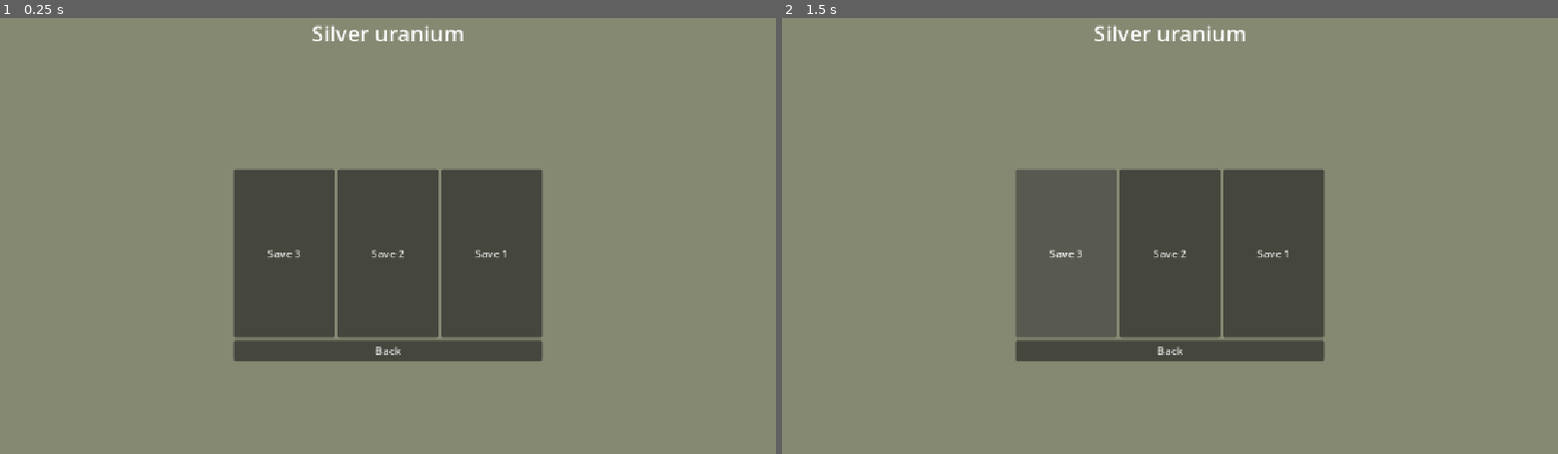
Above: before the commit, frames 1-2 (left to right).
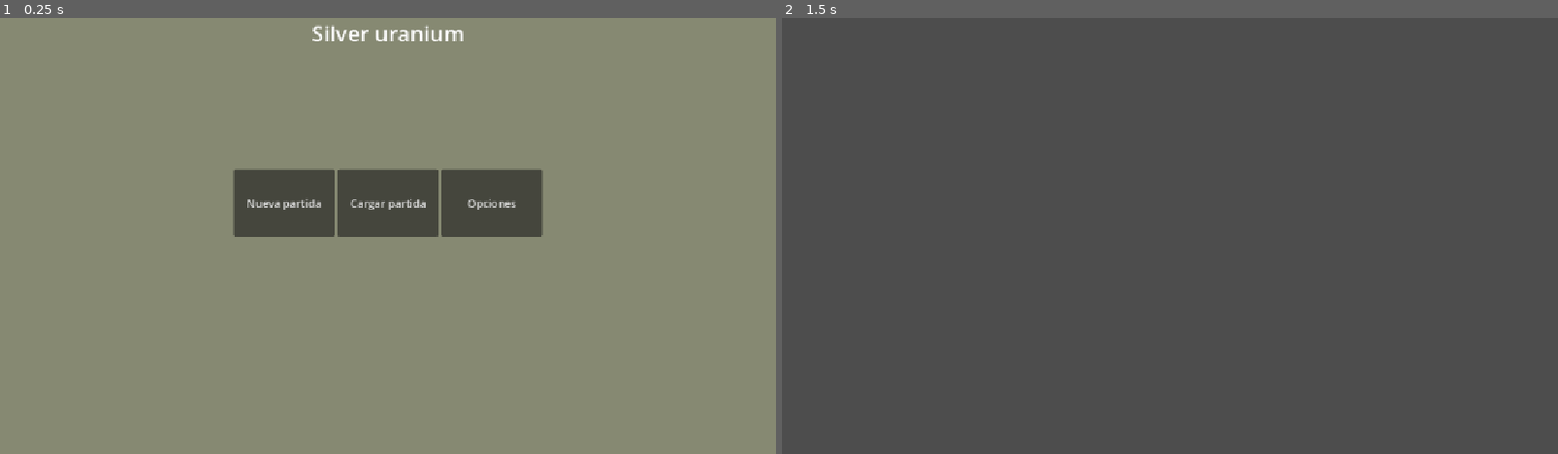
Above: after the commit, the same moments.

Repository: HAGSO2/Cyberbeasts
Game: Godot game, scene res://Scenes/Tittle.tscn
The game is run twice, just before and just after one commit, with the same random seed, the same clock (stepped at 60 frames per second) and the same inputs. Before the commit the project has no main scene; this scene is started directly in both runs.
Inputs (mouse positions are in pixels of both pictures, inside the frame that each line leads up to):
- Up to frame 1 (0.25 s): no input
- Up to frame 2 (1.5 s): click (1069, 253) at 0.5 s, where only the run before the commit has a clickable "Save 3"; click (1069, 201) at 1.25 s, where only the run after the commit has a clickable "Nueva partida"

The runs differ from the first frame. In frame 1, 11% of the frame differs, in the area x 30-70%, y 41-79%; in frame 2, 83%, in the area x 0-100%, y 0-100%.

Commit message:
Load button logic

Diff:
--- a/Scenes/Tittle.tscn
+++ b/Scenes/Tittle.tscn
@@ -9,6 +9,7 @@
 anchor_bottom = 1.0
 grow_horizontal = 2
 grow_vertical = 2
+script = ExtResource("1_livx0")
 
 [node name="ColorRect" type="ColorRect" parent="." unique_id=1323234403]
 layout_mode = 1
@@ -36,28 +37,29 @@
 vertical_alignment = 1
 
 [node name="VBoxContainer" type="VBoxContainer" parent="VBoxContainer" unique_id=160500955]
+visible = false
 layout_mode = 2
 
 [node name="SaveButtons" type="HBoxContainer" parent="VBoxContainer/VBoxContainer" unique_id=675333350]
 custom_minimum_size = Vector2(0, 250)
 layout_mode = 2
 
-[node name="Button3" type="Button" parent="VBoxContainer/VBoxContainer/SaveButtons" unique_id=308950609]
+[node name="Save 1" type="Button" parent="VBoxContainer/VBoxContainer/SaveButtons" unique_id=308950609]
 custom_minimum_size = Vector2(150, 0)
 layout_mode = 2
 text = "Save 3"
 
-[node name="Button2" type="Button" parent="VBoxContainer/VBoxContainer/SaveButtons" unique_id=1209645283]
+[node name="Save 2" type="Button" parent="VBoxContainer/VBoxContainer/SaveButtons" unique_id=1209645283]
 custom_minimum_size = Vector2(150, 0)
 layout_mode = 2
 text = "Save 2"
 
-[node name="Button" type="Button" parent="VBoxContainer/VBoxContainer/SaveButtons" unique_id=407602001]
+[node name="Save 3" type="Button" parent="VBoxContainer/VBoxContainer/SaveButtons" unique_id=407602001]
 custom_minimum_size = Vector2(150, 0)
 layout_mode = 2
 text = "Save 1"
 
-[node name="Button" type="Button" parent="VBoxContainer/VBoxContainer" unique_id=1384427751]
+[node name="BackButton" type="Button" parent="VBoxContainer/VBoxContainer" unique_id=1384427751]
 layout_mode = 2
 text = "Back"
 
@@ -69,7 +71,6 @@
 custom_minimum_size = Vector2(150, 0)
 layout_mode = 2
 text = "Nueva partida"
-script = ExtResource("1_livx0")
 
 [node name="Load" type="Button" parent="VBoxContainer/Starter buttons" unique_id=298373359]
 custom_minimum_size = Vector2(150, 0)
@@ -81,5 +82,7 @@
 layout_mode = 2
 text = "Opciones"
 
-[connection signal="pressed" from="VBoxContainer/VBoxContainer/SaveButtons/Button" to="VBoxContainer/VBoxContainer/SaveButtons/Button" method="_on_pressed"]
-[connection signal="pressed" from="VBoxContainer/Starter buttons/New" to="VBoxContainer/Starter buttons/New" method="_on_pressed"]
+[connection signal="pressed" from="VBoxContainer/VBoxContainer/SaveButtons/Save 3" to="VBoxContainer/VBoxContainer/SaveButtons/Save 3" method="_on_pressed"]
+[connection signal="pressed" from="VBoxContainer/VBoxContainer/BackButton" to="." method="_on_back_button_pressed" binds= [NodePath("VBoxContainer/VBoxContainer")]]
+[connection signal="pressed" from="VBoxContainer/Starter buttons/New" to="." method="_on_new_pressed"]
+[connection signal="pressed" from="VBoxContainer/Starter buttons/Load" to="." method="_on_load_pressed" binds= [NodePath("VBoxContainer/VBoxContainer")]]
--- a/Tittle/Navigation.gd
+++ b/Tittle/Navigation.gd
@@ -10,6 +10,13 @@
 func _process(delta: float) -> void:
 	pass
 
+func _on_new_pressed() -> void:
+	get_tree().change_scene_to_file("res://Scenes/Controls.tscn")
 
-func _on_pressed() -> void:
-	get_tree().change_scene_to_file("res://Scenes/Controls.tscn")
+
+func _on_load_pressed(save_menu: NodePath) -> void:
+	get_node(save_menu).visible = true
+
+
+func _on_back_button_pressed(save_menu: NodePath) -> void:
+	get_node(save_menu).visible = false
--- a/project.godot
+++ b/project.godot
@@ -11,7 +11,8 @@
 [application]
 
 config/name="Silver-Uranium"
-config/features=PackedStringArray("4.8", "Forward Plus")
+run/main_scene="uid://byd43435kcwar"
+config/features=PackedStringArray("4.7", "Forward Plus")
 config/icon="res://icon.svg"
 
 [display]
Not shown, changed: icon.svg.import
